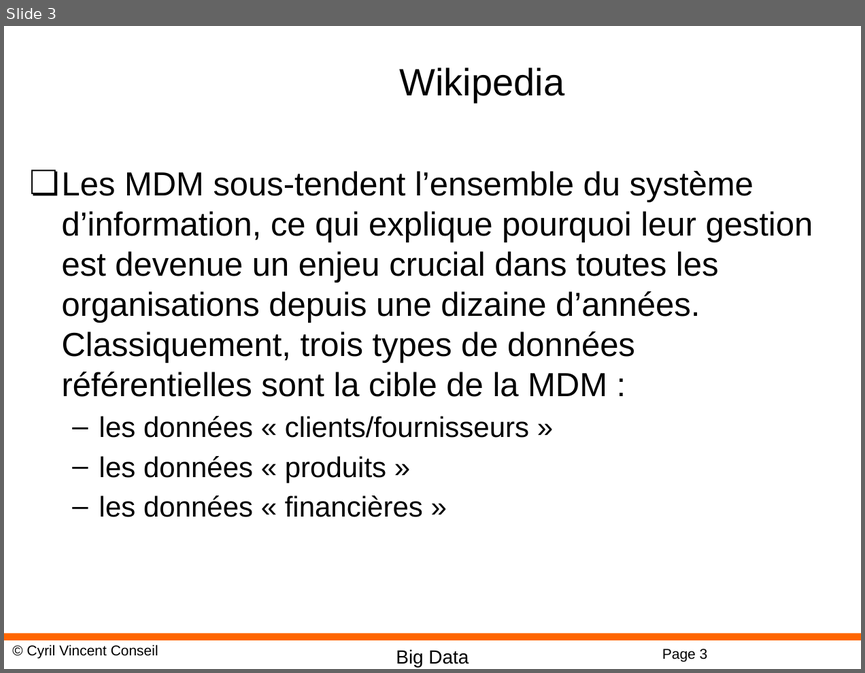
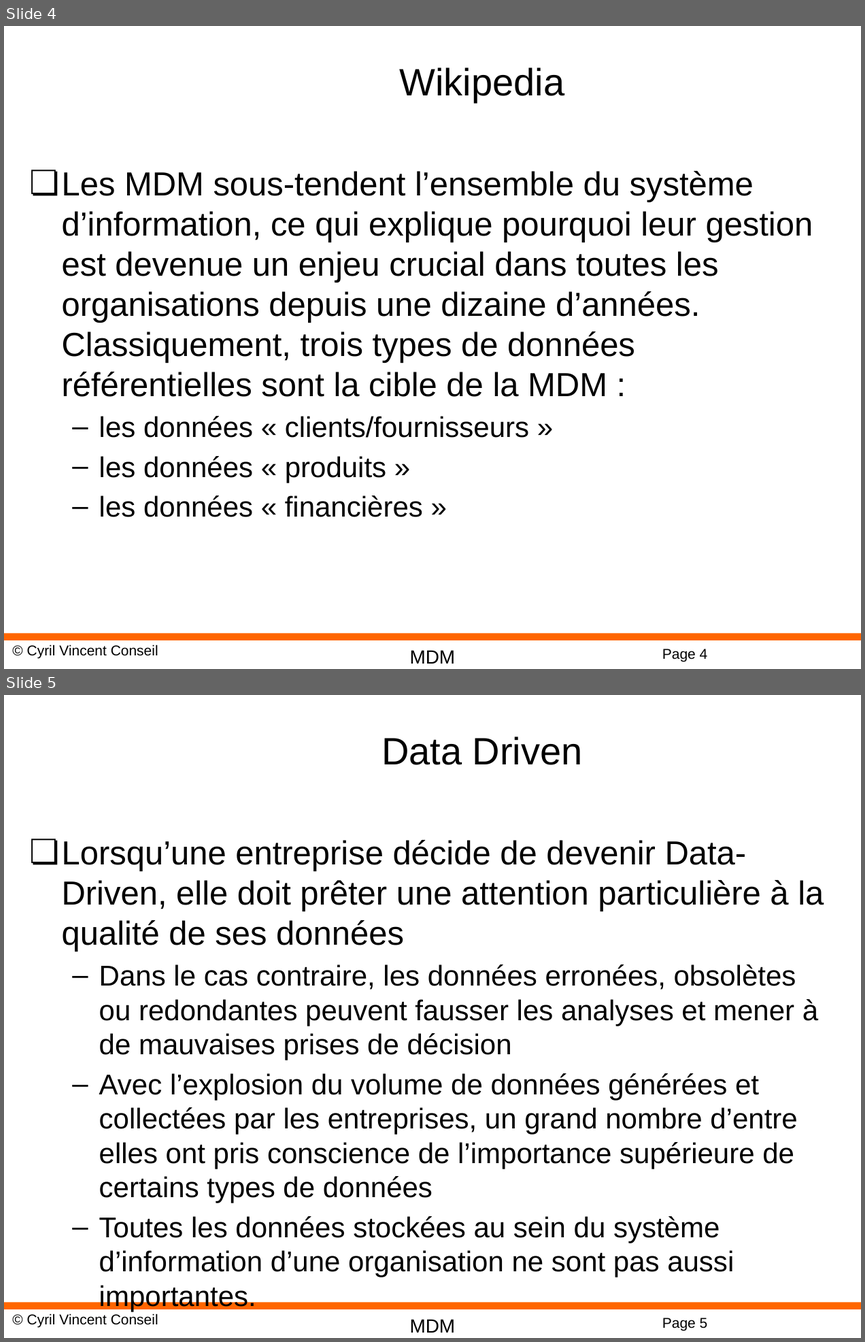
Before and after one commit to cyrilvincent/mdm, a slide deck: MDM03-MDM.pptx. Shown one above the other, each under a label of ours: slide 3 before the commit, slides 4 and 5 after it. The pictures are 865x673 and 865x1342 pixels, drawn with LibreOffice and Linux fonts; fonts in the diff are those of the drawing; background and template pictures are left out. Boxes give left, top, right and bottom in pixels: in the first picture for what was removed or moved away, otherwise in the second. Text is boxed around its words. In the diff, an @@ line names an element or a change of style, - is before the commit and + after.

```diff
--- a/MDM03-MDM.pptx
+++ b/MDM03-MDM.pptx
@@ slide 5 added at box(4, 695, 861, 1338), background #FFFFFF; not listed: 4 template elements that a slide beside it also shows @@
@@ title added at box(381, 736, 583, 765), 32 pt, text #000000 @@
+Data Driven
@@ text added at box(62, 840, 823, 1311), 24 pt, text #000000 @@
+❏ Lorsqu’une entreprise décide de devenir Data-Driven, elle doit prêter une attention particulière à la qualité de ses données
+  – Dans le cas contraire, les données erronées, obsolètes ou redondantes peuvent fausser les analyses et mener à de mauvaises prises de décision
+  – Avec l’explosion du volume de données générées et collectées par les entreprises, un grand nombre d’entre elles ont pris conscience de l’importance supérieure de certains types de données
+  – Toutes les données stockées au sein du système d’information d’une organisation ne sont pas aussi importantes.
@@ what was slide 3 is now slide 4 @@
@@ slide 4 changed as well @@
@@ text at box(410, 650, 456, 663): text changed @@
-Big Data
+MDM
@@ page number at box(662, 648, 708, 661): text changed @@
-Page 3
+Page 4
```
Also in this commit, not shown: 17 other slides changed, 12 other slides added, 11 other files.
